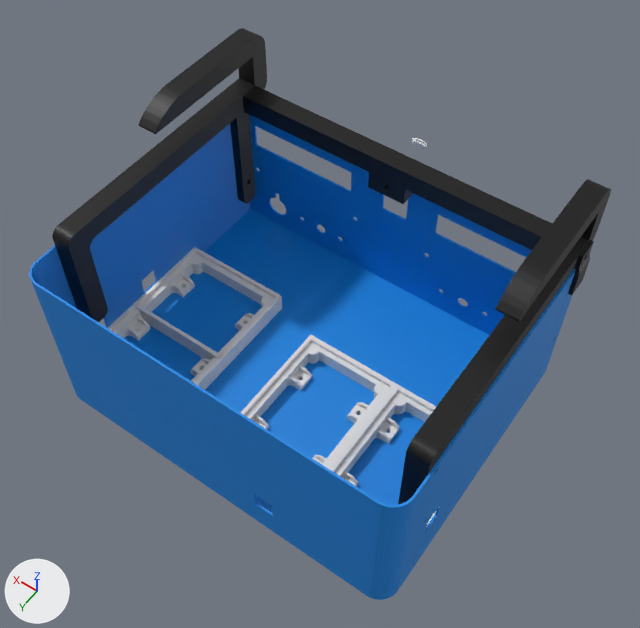
The Blender file 3dmodels/All.blend as it was, and as the next commit left it.
Camera for both pictures: a camera (50 mm lens) standing at (-152.0, 277.0, 380.0) and looking at (-5.0, 71.0, 56.0). Arrows for +X, +Y and +Z are at lower left; the lights stay in place.

The first picture shows '47mm by 72mm  Perf board double', 'Cube', 'Cube.001', 'PCBholder AMP POWER', 'Support3', 'Supports Cad', 'Supports Cad.001', 'boxCAD', 'boxCAD.001', 'frontPanelV2'.
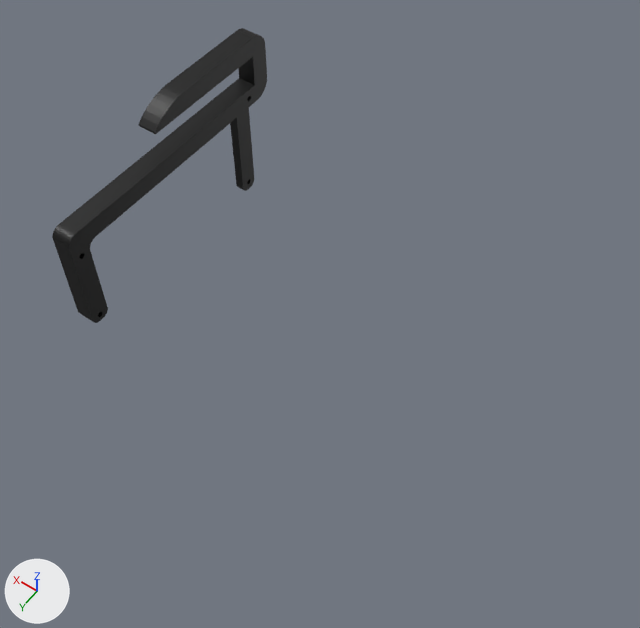
ob_screw3_001 is not drawn itself; it is used by a modifier of ob_boxcad_001, ob_supports_cad_001.
ob_screw4_001 is not drawn itself; it is used by a modifier of ob_boxcad_001, ob_supports_cad_001.

Boxes (x1, y1, x2, y2) around the edits, measured in the pictures (640 x 628 px; the box of a moved part takes in the faces that stretch with it):
'boxCAD.001', hidden (blue): before (29, 124, 576, 594)
'boxCAD', hidden (blue): before (73, 209, 546, 600)
'frontPanelV2', hidden (blue): before (249, 115, 572, 371)
'Supports Cad.001', reshaped: before (52, 28, 267, 322); after (52, 28, 267, 323)
'Supports Cad', hidden (black): before (398, 179, 611, 504)
'Support3', hidden: before (242, 86, 552, 250)
'47mm by 72mm  Perf board double', hidden: before (241, 335, 436, 527)
'PCBholder AMP POWER', hidden: before (108, 247, 282, 390)
'Cube', hidden (black): before (568, 240, 594, 295)
'Cube.001', hidden: before (412, 138, 427, 149)
'Screw8.002', hidden: before (135, 325, 142, 331)
part 1 of me_supports_cad_001, moved or reshaped: before (230, 118, 245, 203); after (230, 118, 244, 190)
part 2 of me_supports_cad_001, moved or reshaped: before (53, 240, 108, 322); after (53, 240, 108, 323)

Edits to the bpy script that builds the scene:
```text
Change me_supports_cad_001:
    where me_supports_cad_001.from_pydata(...)  # 174 vertices, 344 faces; spans x -10.0..130.0, y -70.0..37.0, z 0.0..10.0
    used by ob_supports_cad_001; location = (85.7, 0.0, 90.0); rotation_euler = (1.571, 0.0, 1.571), in degrees (90, 0, 90)
    me_supports_cad_001 part 1: all 32 vertices in x 0.0..10.0, y -70.0..-66.0, z 0.0..10.0 are moved by (0.0, 10.2, 0.0)
    me_supports_cad_001 part 2: all 32 vertices in x 120.0..130.0, y -50.0..-46.0, z 0.0..10.0 are moved by (0.0, 0.2, 0.0)
Change ob_pcbholder_amp_power:
    add ob_pcbholder_amp_power.hide_set(True)
Change ob_frontpanelv2:
    add ob_frontpanelv2.hide_set(True)
Change ob_boxcad:
    add ob_boxcad.hide_set(True)
Change ob_47mm_by_72mm__perf_board_double:
    add ob_47mm_by_72mm__perf_board_double.hide_set(True)
Change ob_boxcad_001:
    add ob_boxcad_001.hide_set(True)
Change ob_supports_cad:
    add ob_supports_cad.hide_set(True)
Change ob_screw3_001:
    ob_screw3_001.location: (95.44, 125.0, 86.0) -> (90.5, 125.0, 86.0)
Change ob_screw4_001:
    ob_screw4_001.location: (95.44, 125.0, 44.06) -> (90.22, 125.0, 44.06)
Change ob_screw8_002:
    add ob_screw8_002.hide_set(True)
Change ob_support3:
    add ob_support3.hide_set(True)
Change ob_cube:
    add ob_cube.hide_set(True)
Change ob_cube_001:
    add ob_cube_001.hide_set(True)
```
